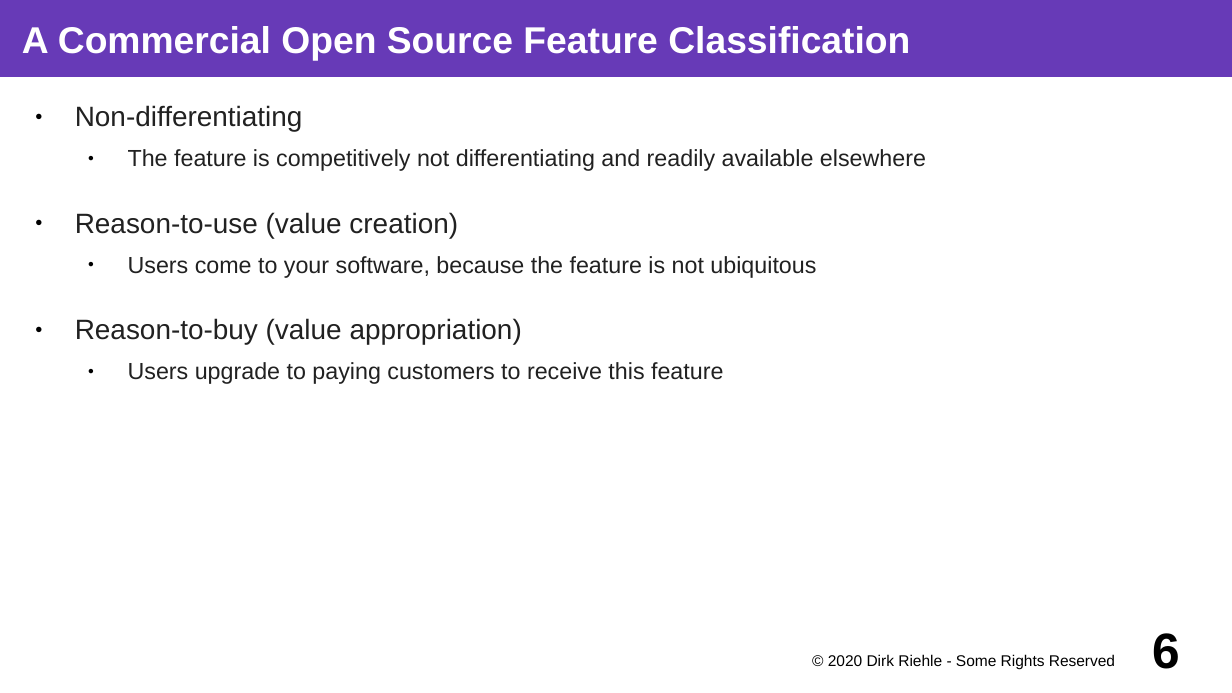
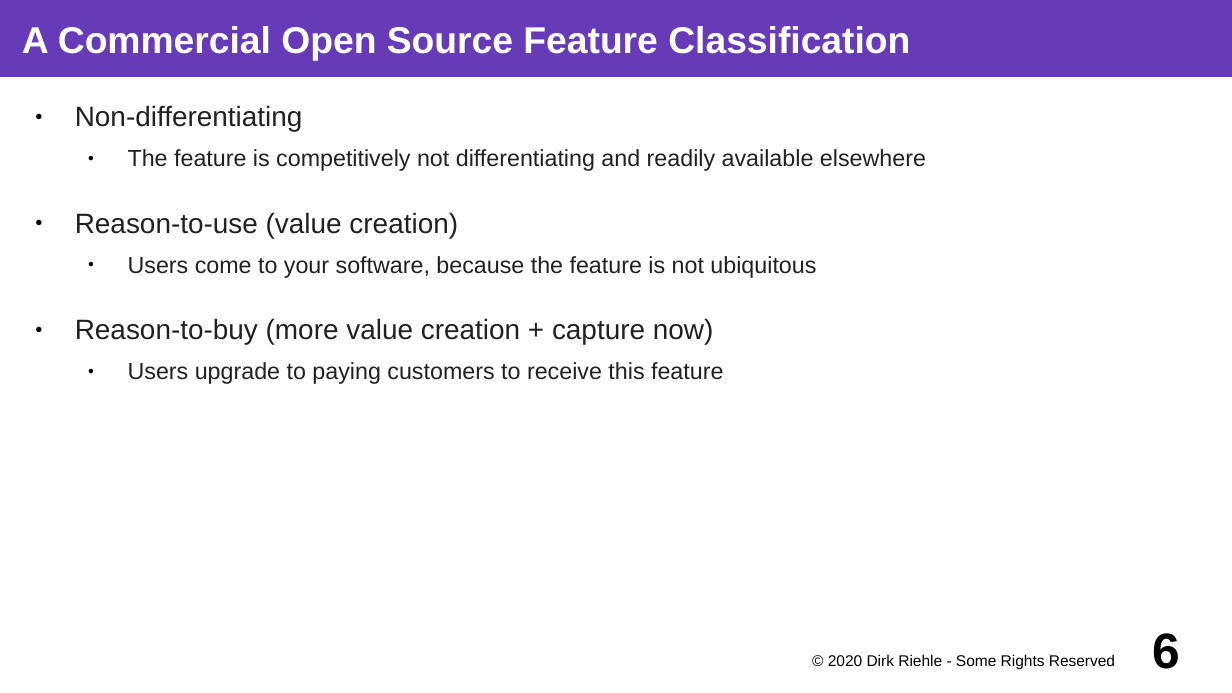
Before and after one commit to dirkriehle/coss-course, a slide deck: slide 6 of Lecture slides/COSS C04 - Cloud Service Strategies.odp. Drawn at 1232x693 pixels with LibreOffice and Linux fonts; fonts in the diff are those of the drawing. Boxes give left, top, right and bottom in pixels: in the first picture for what was removed or moved away, otherwise in the second. Text is boxed around its words. In the diff, an @@ line names an element or a change of style, - is before the commit and + after.

Commit message:
Finished commercial open source part.

```diff
--- a/Lecture slides/COSS C04 - Cloud Service Strategies.odp
+++ b/Lecture slides/COSS C04 - Cloud Service Strategies.odp
@@ text at [75,318,714,345]: text changed @@
-● Reason-to-buy (value appropriation)
+● Reason-to-buy (more value creation + capture now)
```
Also in this commit, not shown: 5 other slides changed, 4 other files.
